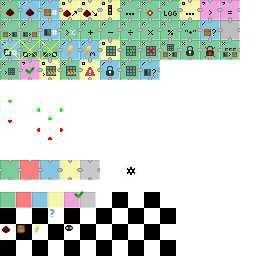
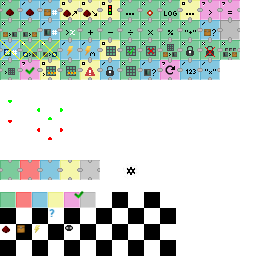
Before/after of a (256, 256) layered artwork. What changed in the layer stack:
painted on "icons.png" over 160, 60, 220, 80
